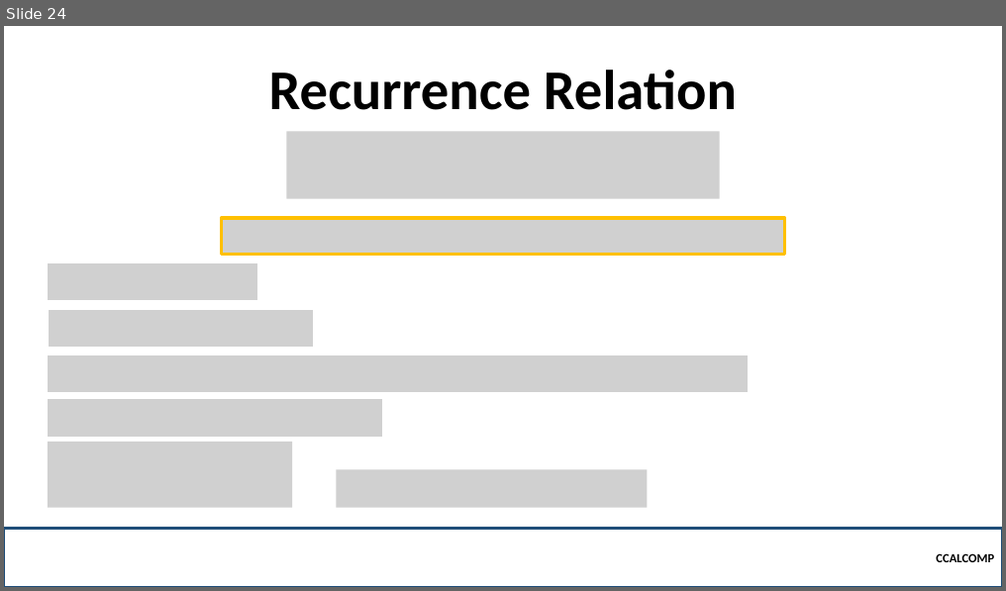
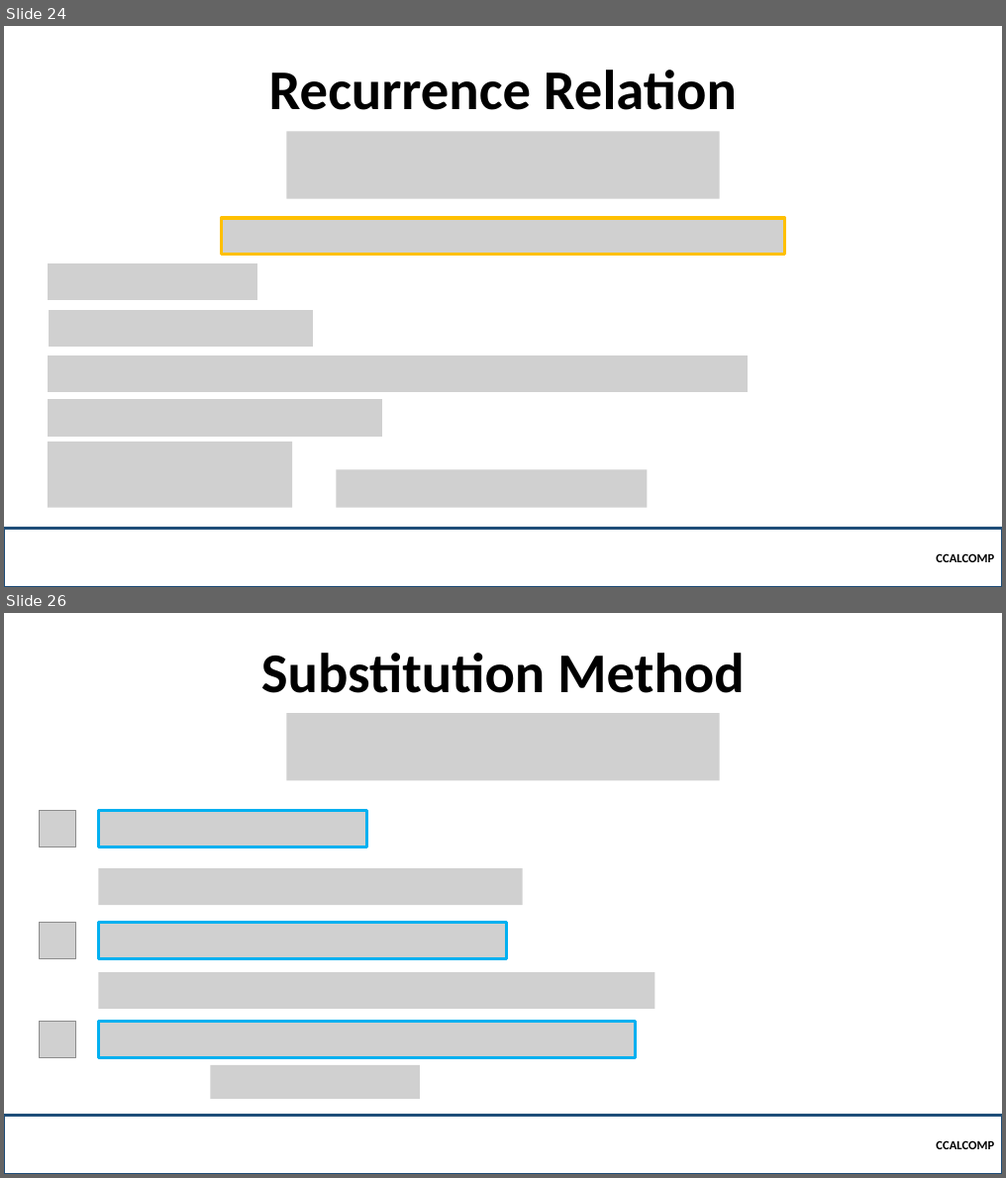
Before and after one commit to robitussin/CCALCOMP, a slide deck: Week 8 and 9 - Recursion and Recurrence relations/Recursion and Recurrence Relation.pptx. Shown one above the other, each under a label of ours: slide 24 before the commit, slides 24 and 26 after it; the slides between them are not shown. The pictures are 1006x591 and 1006x1178 pixels, drawn with LibreOffice and Linux fonts; fonts in the diff are those of the drawing; grey boxes stand for pictures; background and template pictures are left out. Boxes give left, top, right and bottom in pixels: in the first picture for what was removed or moved away, otherwise in the second. Text is boxed around its words. In the diff, an @@ line names an element or a change of style, - is before the commit and + after.

```diff
--- a/Week 8 and 9 - Recursion and Recurrence relations/Recursion and Recurrence Relation.pptx
+++ b/Week 8 and 9 - Recursion and Recurrence relations/Recursion and Recurrence Relation.pptx
@@ slide 26 added at box(4, 613, 1002, 1174), background picture (left out) @@
@@ title added at box(261, 653, 745, 693), 54 pt, text #000000, bold @@
+Substitution Method
@@ picture added at box(286, 713, 720, 780) @@
@@ picture added at box(40, 811, 76, 848) @@
@@ picture added at box(98, 811, 367, 848) @@
@@ picture added at box(98, 869, 522, 906) @@
@@ picture added at box(40, 922, 76, 959) @@
@@ picture added at box(98, 922, 506, 959) @@
@@ picture added at box(98, 972, 654, 1009) @@
@@ picture added at box(40, 1022, 76, 1059) @@
@@ picture added at box(98, 1022, 635, 1059) @@
@@ picture added at box(211, 1065, 420, 1099) @@
@@ rectangle added at box(4, 1115, 1002, 1174), outline #1F4E79 2.25 pt, 12 pt, text #000000, bold @@
+CCALCOMP
```
Also in this commit, not shown: 2 slides changed, 5 other slides added.
